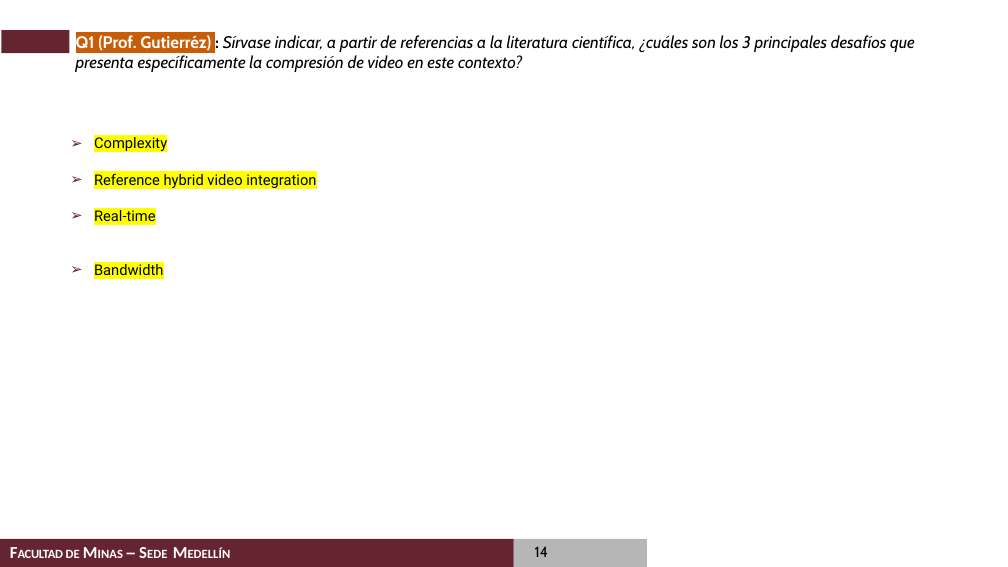
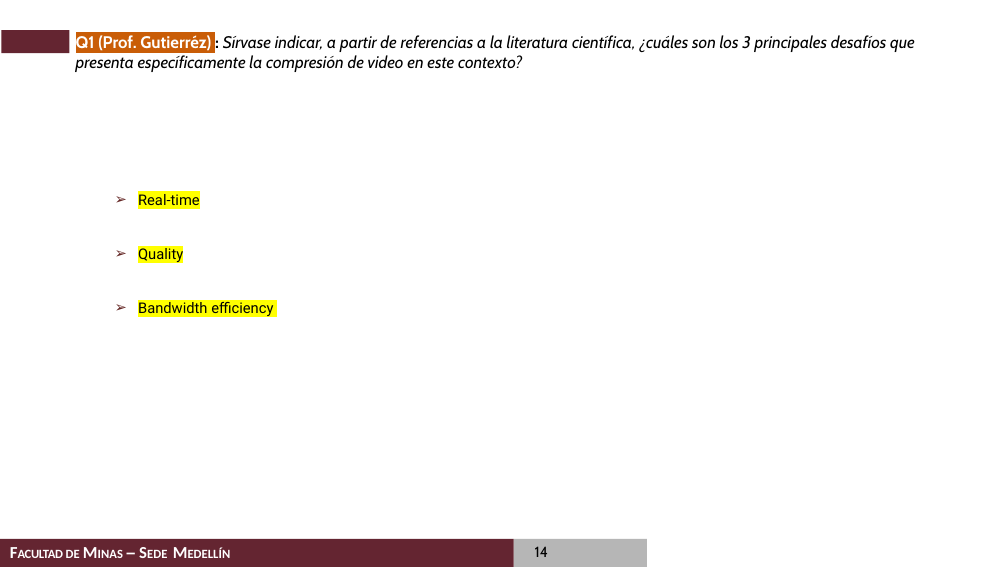
Before and after one commit to casalazarh/Examen-de-Calificacion-2020, a slide deck: slide 14 of presentation/Examen de Calificacion de Doctorado_Carlos_Alberto_Salazar.pptx. Drawn at 1008x567 pixels with LibreOffice and Linux fonts; fonts in the diff are those of the drawing; background and template pictures are left out. Boxes give left, top, right and bottom in pixels: in the first picture for what was removed or moved away, otherwise in the second. Text is boxed around its words. In the diff, an @@ line names an element or a change of style, - is before the commit and + after.

```diff
--- a/presentation/Examen de Calificacion de Doctorado_Carlos_Alberto_Salazar.pptx
+++ b/presentation/Examen de Calificacion de Doctorado_Carlos_Alberto_Salazar.pptx
@@ text at [94, 134, 316, 188]: paragraphs removed @@
-  ➢ Complexity
-  ➢ Reference hybrid video integration
@@ text "Real-time": place and size @@
-text "Real-time" at [94, 134, 316, 275]
+text "Real-time" at [138, 194, 273, 316]
@@ text at [138, 245, 273, 316]: text changed @@
-  ➢ Bandwidth
+  ➢ Quality
+  ➢ Bandwidth efficiency
```
Also in this commit, not shown: 6 other slides changed.
